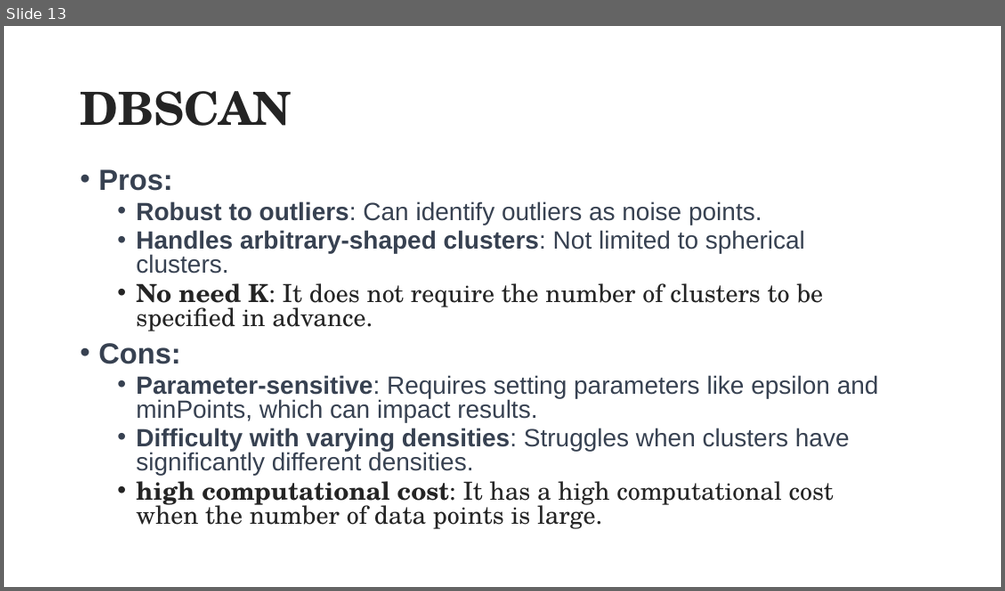
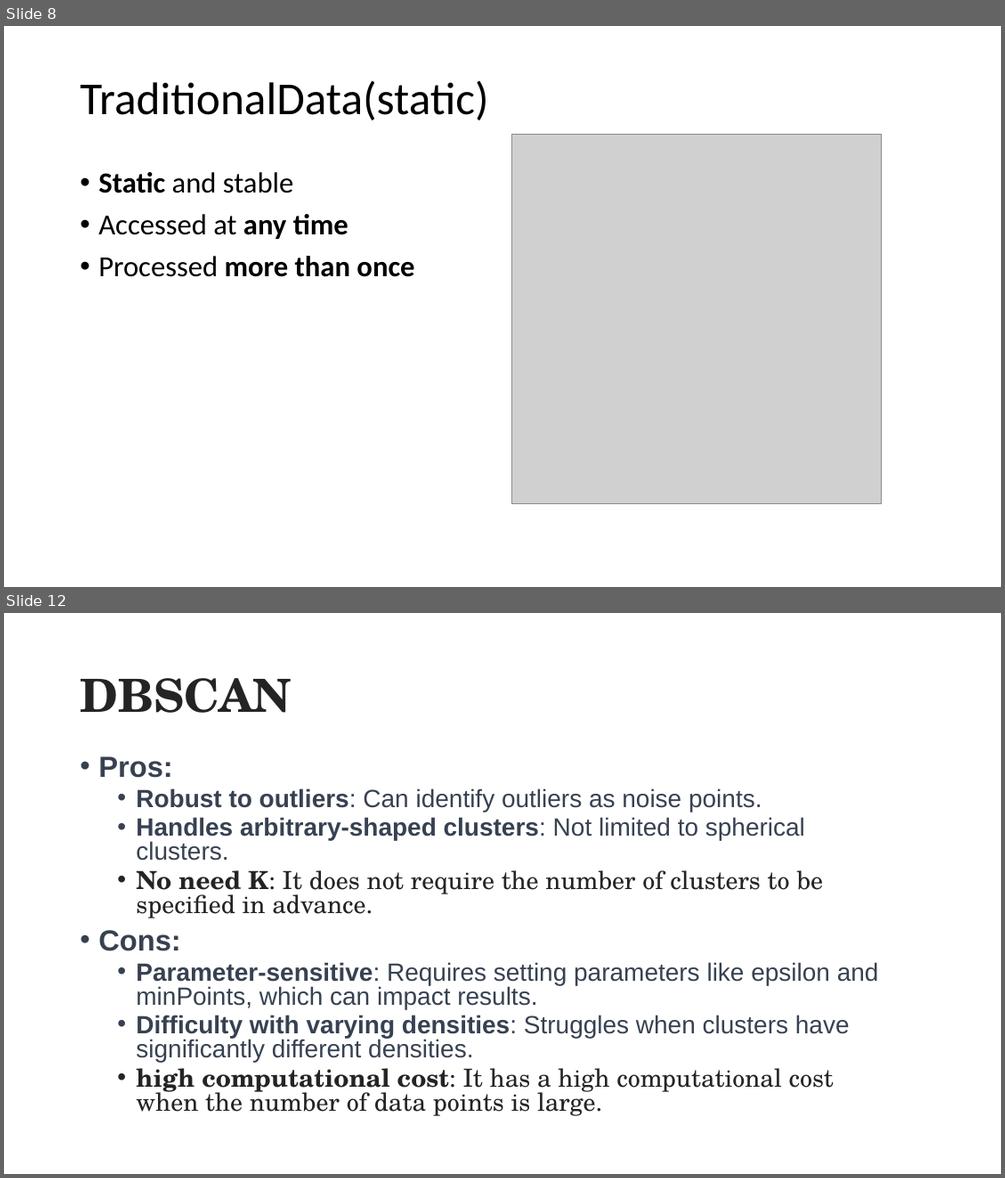
Before and after one commit to SC-One/ClusteringDataStream, a slide deck: Presentation/Data Mining in clustering.pptx. Shown one above the other, each under a label of ours: slide 13 before the commit, slides 8 and 12 after it; the slides between them are not shown. The pictures are 1005x591 and 1005x1178 pixels, drawn with LibreOffice and Linux fonts; fonts in the diff are those of the drawing; grey boxes stand for pictures. Boxes give left, top, right and bottom in pixels: in the first picture for what was removed or moved away, otherwise in the second. Text is boxed around its words. In the diff, an @@ line names an element or a change of style, - is before the commit and + after.

```diff
--- a/Presentation/Data Mining in clustering.pptx
+++ b/Presentation/Data Mining in clustering.pptx
@@ slide 8 added at [4, 26, 1001, 587], background #FFFFFF @@
@@ title added at [80, 80, 488, 120], 44 pt, text #000000 @@
+TraditionalData(static)
@@ picture added at [512, 135, 882, 504] @@
@@ text added at [98, 172, 414, 277], 28 pt, text #000000 @@
+• Static and stable
+• Accessed at any time
+• Processed more than once
@@ what was slide 13 is now slide 12 @@
```
Also in this commit, not shown: 3 slides changed, 10 other slides added, 5 slides removed.
